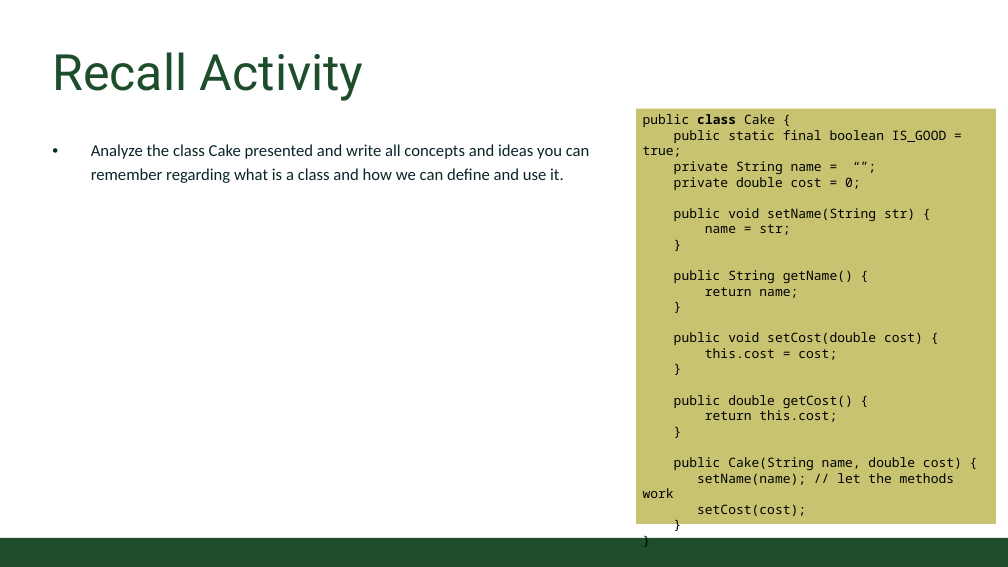
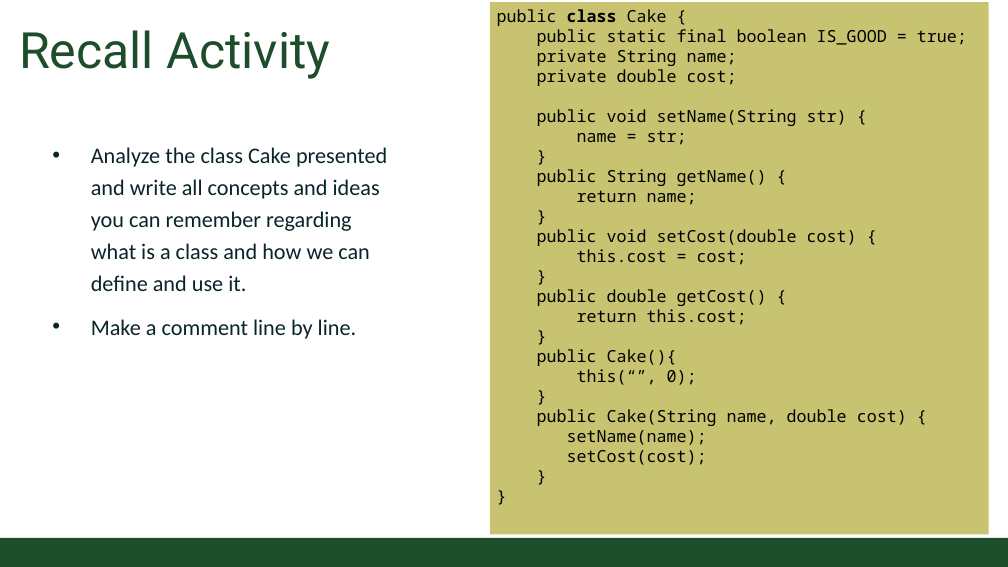
Before and after one commit to CSU-CompSci-CS163-4/Handouts, a slide deck: slide 3 of slides/On-Campus/09_03_MoreClasses.pptx. Drawn at 1008x567 pixels with LibreOffice and Linux fonts; fonts in the diff are those of the drawing; background and template pictures are left out. Boxes give left, top, right and bottom in pixels: in the first picture for what was removed or moved away, otherwise in the second. Text is boxed around its words. In the diff, an @@ line names an element or a change of style, - is before the commit and + after.

Commit message:
Lecture More Classes updated

```diff
--- a/slides/On-Campus/09_03_MoreClasses.pptx
+++ b/slides/On-Campus/09_03_MoreClasses.pptx
@@ title "Recall Activity": place and size @@
-title "Recall Activity" at <box>52,52,364,101</box>
+title "Recall Activity" at <box>19,30,331,79</box>
@@ rectangle "public class Cake {": place and size @@
-rectangle "public class Cake {" at <box>636,109,996,524</box>
+rectangle "public class Cake {" at <box>490,2,989,534</box>
@@ text in rectangle at <box>497,9,967,465</box>: size 14 to 18 pt in "public class Cake {", "public static final boolean IS_GOOD = true;", "public void setName(String str) {", "name = str;" and 13 more places @@
@@ text in rectangle at <box>537,49,737,86</box>: text changed; size 14 to 18 pt @@
-private String name = “”;
-private double cost = 0;
+private String name;
+private double cost;
@@ text at <box>91,147,387,291</box>: size 18 to 24 pt in "Analyze the class Cake presented and write ..." @@
@@ text at <box>91,319,357,339</box>: paragraph added @@
+• Make a comment line by line.
@@ text in rectangle at <box>537,349,697,385</box>: paragraphs added @@
+public Cake(){
+this(“”, 0);
+}
@@ text in rectangle at <box>567,430,707,445</box>: text changed; size 14 to 18 pt @@
-setName(name); // let the methods work
+setName(name);
```
Also in this commit, not shown: 7 other slides changed, 3 slides added, 5 slides removed.
